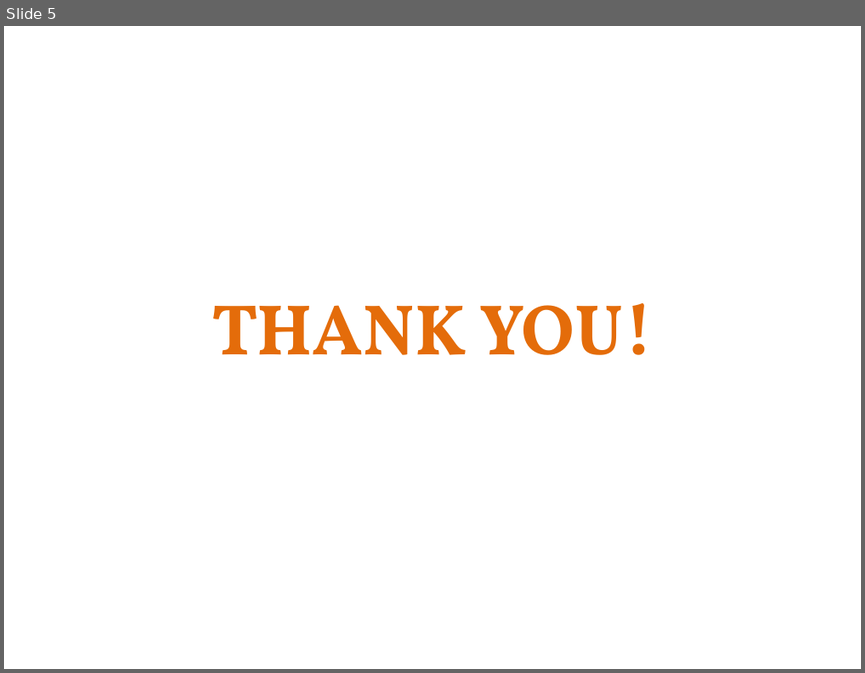
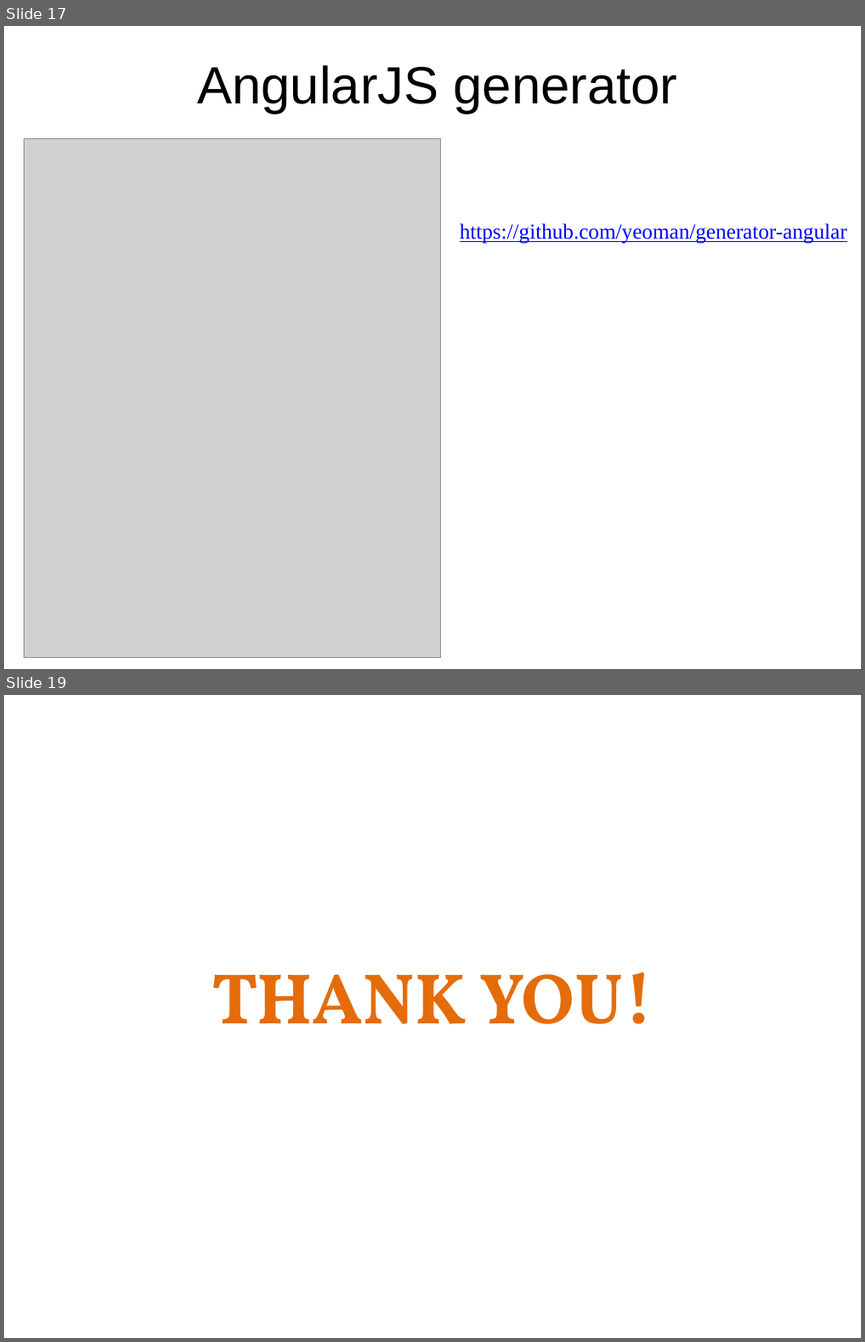
Before and after one commit to sonvq-qsoftvn/angularjs-training, a slide deck: QS_Training_AngularJS_Yeoman, Grunt, Gulp - SonVQ.pptx. Shown one above the other, each under a label of ours: slide 5 before the commit, slides 17 and 19 after it; the slides between them are not shown. The pictures are 865x673 and 865x1342 pixels, drawn with LibreOffice and Linux fonts; fonts in the diff are those of the drawing; grey boxes stand for pictures; background and template pictures are left out. Boxes give left, top, right and bottom in pixels: in the first picture for what was removed or moved away, otherwise in the second. Text is boxed around its words. In the diff, an @@ line names an element or a change of style, - is before the commit and + after.

```diff
--- a/QS_Training_AngularJS_Yeoman, Grunt, Gulp - SonVQ.pptx
+++ b/QS_Training_AngularJS_Yeoman, Grunt, Gulp - SonVQ.pptx
@@ slide 17 added at [4, 26, 861, 669], background picture (left out) @@
@@ text added at [197, 65, 678, 113], 44 pt, text #000000 @@
+AngularJS generator
@@ picture added at [24, 139, 441, 658] @@
@@ text added at [460, 223, 847, 244], 18 pt, text #0000FF, underline @@
+https://github.com/yeoman/generator-angular
@@ what was slide 5 is now slide 19 @@
```
Also in this commit, not shown: 2 slides changed, 14 other slides added, 1 slide removed, 4 other files.
